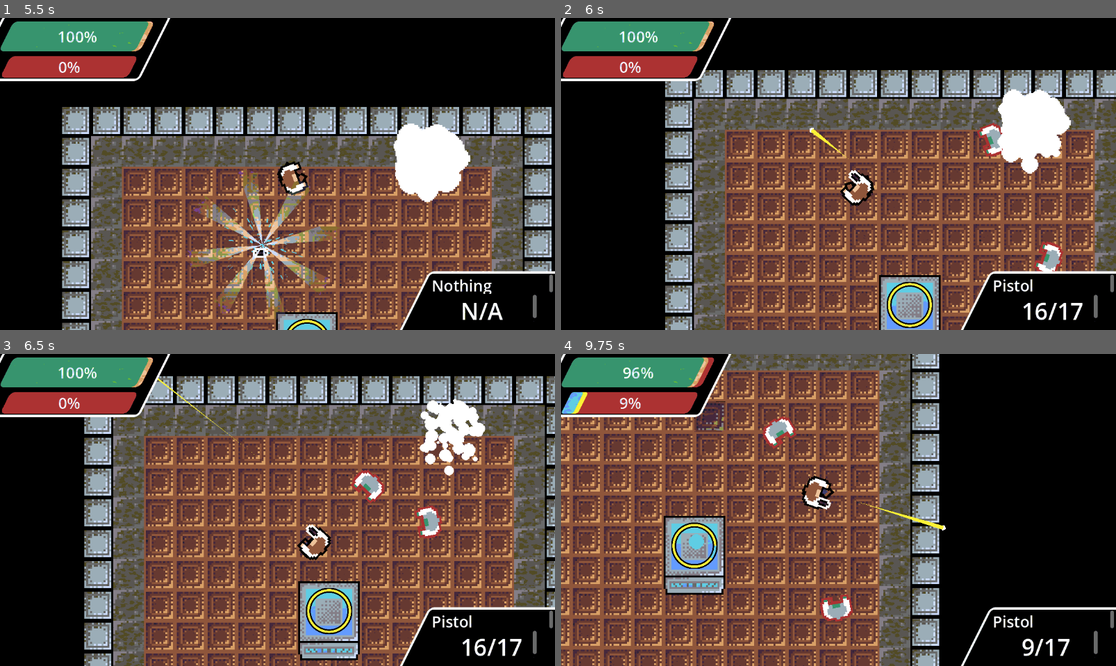
Above: before the commit, frames 1-4 (two rows, left to right).
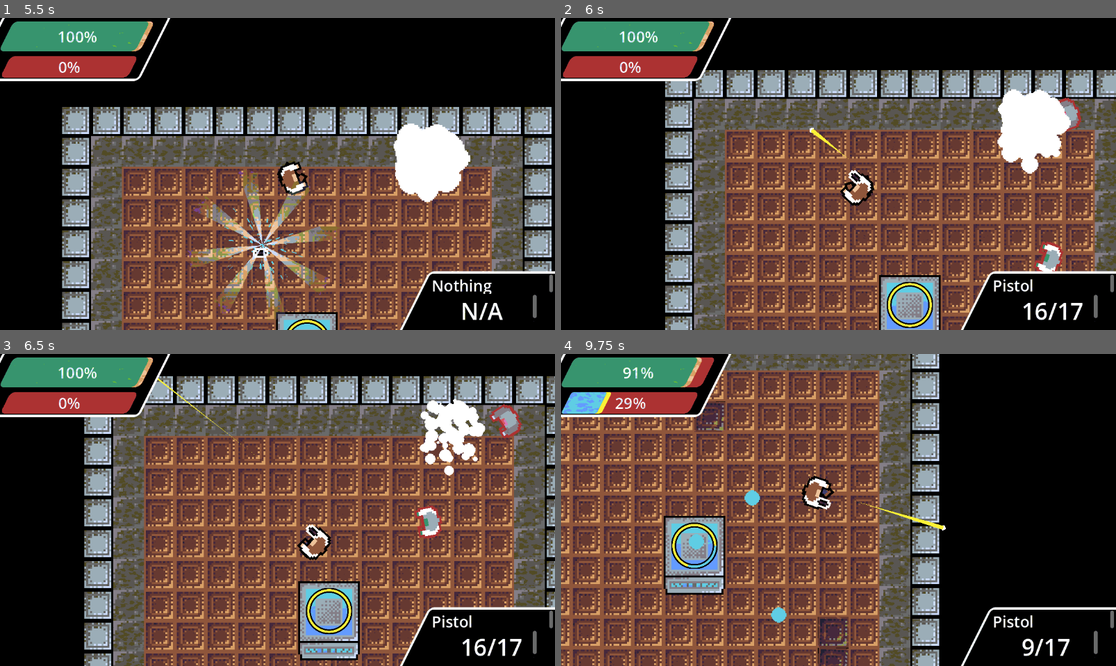
Above: after the commit, the same moments.

Repository: DriftWare07/gdod-jam-25
Game: Godot game, scene res://scenes/main.tscn
The game is run twice, just before and just after one commit, with the same random seed, the same clock (stepped at 60 frames per second) and the same inputs.
Inputs (mouse positions are in pixels of both pictures, inside the frame that each line leads up to):
- Up to frame 1 (5.5 s): move the mouse to (399, 158) at 0.52 s; press the mouse at (399, 158) at 0.53 s; hold D (right) 0.53-1.28 s; move the mouse to (166, 189) at 1.27 s; release the mouse at (166, 189) at 1.28 s; hold S (down) 1.28-2.03 s; click (166, 189) at 1.35 s; move the mouse to (333, 105) at 2.02 s; press the mouse at (333, 105) at 2.03 s; hold D (right) 2.03-2.78 s; move the mouse to (249, 236) at 2.77 s; release the mouse at (249, 236) at 2.78 s; hold W (up) 2.78-3.53 s; click (249, 236) at 2.85 s; move the mouse to (444, 220) at 3.52 s; press the mouse at (444, 220) at 3.53 s; hold A (left) 3.53-5.03 s; move the mouse to (111, 127) at 4.27 s; release the mouse at (111, 127) at 4.28 s; click (111, 127) at 4.35 s; move the mouse to (305, 174) at 5.02 s; press the mouse at (305, 174) at 5.03 s; hold S (down) from 5.03 s (still down)
- Up to frame 2 (6 s): move the mouse to (755, 96) at 5.77 s; release S (down) at 5.78 s; release the mouse at (755, 96) at 5.78 s; hold D (right) from 5.78 s (still down); click (755, 96) at 5.85 s
- Up to frame 3 (6.5 s): keep holding D (right)
- Up to frame 4 (9.75 s): move the mouse to (960, 494) at 6.52 s; release D (right) at 6.53 s; press the mouse at (960, 494) at 6.53 s; hold W (up) 6.53-7.28 s; move the mouse to (727, 525) at 7.27 s; release the mouse at (727, 525) at 7.28 s; hold D (right) 7.28-8.03 s; click (727, 525) at 7.35 s; move the mouse to (894, 441) at 8.02 s; press the mouse at (894, 441) at 8.03 s; hold S (down) 8.03-8.78 s; move the mouse to (810, 572) at 8.77 s; release the mouse at (810, 572) at 8.78 s; hold A (left) 8.78-9.53 s; click (810, 572) at 8.85 s; move the mouse to (1005, 556) at 9.52 s; press the mouse at (1005, 556) at 9.53 s; hold W (up) from 9.53 s (still down)

Frame 1 is identical in both runs. In frame 2, 0.5% of the frame differs, in the area x 74-94%, y 25-45%; in frame 3, 0.8%; in frame 4, 2.5%, in the area x 1-63%, y 1-100%.

Commit message:
Robot added
He keeps his distance and shoots lasers

Diff:
--- a/gdod-jam-25/project.godot
+++ b/gdod-jam-25/project.godot
@@ -28,6 +28,10 @@
 [editor_plugins]
 
 enabled=PackedStringArray("res://addons/shaker/plugin.cfg")
+
+[global_group]
+
+enemy=""
 
 [input]
 
--- /dev/null
+++ b/gdod-jam-25/scenes/enemies/robot/robot.gd
@@ -0,0 +1,62 @@
+extends Zombie
+class_name Robot
+
+
+var bullet = load("res://scenes/enemies/robot/robot_laser.tscn")
+
+func _process(delta: float) -> void:
+
+	look_at(Global.Player.global_position)
+	leg_sprite.rotation = lerp_angle(leg_sprite.rotation, body_sprite.rotation, delta*5)
+
+
+
+
+func _physics_process(delta: float) -> void:
+	# Add the gravity.
+	if !Global.Player: return
+	var input = Vector2.ZERO
+
+	if global_position.distance_to(Global.Player.global_position) > 128:
+		input = Vector2(sign(Global.Player.global_position.x-global_position.x),sign(Global.Player.global_position.y-global_position.y))
+	elif global_position.distance_to(Global.Player.global_position) < 96:
+		input = -Vector2(sign(Global.Player.global_position.x-global_position.x),sign(Global.Player.global_position.y-global_position.y))
+
+
+
+	leg_sprite.speed_scale = velocity.length()/50
+
+	if input.length() > 0: velocity += input*accel
+	else: velocity = velocity.lerp(Vector2.ZERO, decel*delta)
+
+	velocity = velocity.clamp(Vector2(-speed,-speed), Vector2(speed,speed))
+	move_and_slide()
+
+	if not can_shoot: return
+
+
+
+
+
+func attack():
+	$blast.restart()
+	var b = bullet.instantiate()
+	get_tree().root.add_child(b)
+	b.global_position = global_position
+	b.look_at(Global.Player.global_position)
+	print("laser!")
+
+func dead():
+	var explosion = load("res://scenes/explosion.tscn")
+	var e = explosion.instantiate()
+
+	Global.TileMapParent.elevator_charge += charge_amount
+	get_tree().root.call_deferred("add_child",e)
+	e.global_position = global_position
+
+	var energy = load("res://scenes/energy.tscn")
+	var nrg = energy.instantiate()
+	get_tree().root.call_deferred("add_child",nrg)
+	nrg.global_position = global_position
+
+	e.done.connect(queue_free)
--- /dev/null
+++ b/gdod-jam-25/scenes/enemies/robot/robot.tscn
@@ -0,0 +1,119 @@
+[gd_scene load_steps=16 format=3 uid="uid://bayqxdsifslln"]
+
+[ext_resource type="Script" uid="uid://bqoc5tj8ur6n2" path="res://scenes/enemies/robot/robot.gd" id="1_8n0ui"]
+[ext_resource type="Texture2D" uid="uid://cc73fyq7vqd6l" path="res://assets/gdodjam25enemies.png" id="2_34nfv"]
+[ext_resource type="Script" uid="uid://c07qsyt25g57y" path="res://scripts/hitbox.gd" id="3_v6iui"]
+[ext_resource type="Script" uid="uid://cop8kdjtvd461" path="res://scripts/healthcomponent.gd" id="4_yc5vq"]
+[ext_resource type="AudioStream" uid="uid://cmqxuo6khrelx" path="res://assets/sounds/zombie_groans.tres" id="5_gdyw4"]
+
+[sub_resource type="AtlasTexture" id="AtlasTexture_8n0ui"]
+atlas = ExtResource("2_34nfv")
+region = Rect2(16, 16, 16, 16)
+
+[sub_resource type="AtlasTexture" id="AtlasTexture_dbb36"]
+atlas = ExtResource("2_34nfv")
+region = Rect2(16, 32, 16, 16)
+
+[sub_resource type="SpriteFrames" id="SpriteFrames_grxqq"]
+animations = [{
+"frames": [{
+"duration": 1.0,
+"texture": SubResource("AtlasTexture_8n0ui")
+}, {
+"duration": 1.0,
+"texture": SubResource("AtlasTexture_dbb36")
+}],
+"loop": true,
+"name": &"walk",
+"speed": 5.0
+}]
+
+[sub_resource type="CircleShape2D" id="CircleShape2D_vwirq"]
+radius = 8.0
+
+[sub_resource type="CircleShape2D" id="CircleShape2D_i7l4s"]
+radius = 8.90608
+
+[sub_resource type="Gradient" id="Gradient_b4kre"]
+colors = PackedColorArray(1, 0, 0, 1, 1, 1, 1, 1)
+
+[sub_resource type="GradientTexture1D" id="GradientTexture1D_8n0ui"]
+gradient = SubResource("Gradient_b4kre")
+
+[sub_resource type="Curve" id="Curve_b4kre"]
+_data = [Vector2(0, 1), 0.0, 0.0, 0, 0, Vector2(0.457875, 1), 0.0, 0.0, 0, 0, Vector2(1, 0), 0.0, 0.0, 0, 0]
+point_count = 3
+
+[sub_resource type="CurveTexture" id="CurveTexture_8n0ui"]
+curve = SubResource("Curve_b4kre")
+
+[sub_resource type="ParticleProcessMaterial" id="ParticleProcessMaterial_dbb36"]
+particle_flag_disable_z = true
+spread = 20.0
+initial_velocity_min = 25.0
+initial_velocity_max = 45.0
+gravity = Vector3(0, 0, 0)
+damping_min = 25.0
+damping_max = 80.0
+scale_max = 2.5
+scale_curve = SubResource("CurveTexture_8n0ui")
+color_ramp = SubResource("GradientTexture1D_8n0ui")
+
+[node name="Robot" type="CharacterBody2D"]
+z_index = 1
+collision_layer = 2
+collision_mask = 3
+script = ExtResource("1_8n0ui")
+speed = 45
+decel = 0.7
+
+[node name="legs" type="AnimatedSprite2D" parent="."]
+scale = Vector2(1.2, 1.2)
+sprite_frames = SubResource("SpriteFrames_grxqq")
+animation = &"walk"
+autoplay = "walk"
+
+[node name="body" type="Sprite2D" parent="."]
+texture = ExtResource("2_34nfv")
+region_enabled = true
+region_rect = Rect2(16, 0, 15, 16)
+
+[node name="CollisionShape2D" type="CollisionShape2D" parent="."]
+shape = SubResource("CircleShape2D_vwirq")
+
+[node name="hitbox" type="Area2D" parent="." node_paths=PackedStringArray("health_component") groups=["enemy"]]
+script = ExtResource("3_v6iui")
+health_component = NodePath("../Health_Component")
+
+[node name="CollisionShape2D" type="CollisionShape2D" parent="hitbox"]
+shape = SubResource("CircleShape2D_i7l4s")
+debug_color = Color(0.739454, 0, 0.0252916, 0.42)
+
+[node name="Health_Component" type="Node" parent="." node_paths=PackedStringArray("host")]
+script = ExtResource("4_yc5vq")
+host = NodePath("..")
+delete_host_on_death = false
+max_health = 2.0
+health = 2.0
+iframes = 0.0
+
+[node name="attackTimer" type="Timer" parent="."]
+wait_time = 3.0
+autostart = true
+
+[node name="groan" type="AudioStreamPlayer2D" parent="."]
+stream = ExtResource("5_gdyw4")
+max_polyphony = 10
+
+[node name="blast" type="GPUParticles2D" parent="."]
+z_index = 2
+position = Vector2(1, 0)
+emitting = false
+amount = 25
+one_shot = true
+explosiveness = 1.0
+local_coords = true
+process_material = SubResource("ParticleProcessMaterial_dbb36")
+
+[connection signal="dead" from="Health_Component" to="." method="dead"]
+[connection signal="timeout" from="attackTimer" to="." method="attack"]
--- /dev/null
+++ b/gdod-jam-25/scenes/enemies/robot/robot_laser.tscn
@@ -0,0 +1,39 @@
+[gd_scene load_steps=6 format=3 uid="uid://dfgphefxwvsls"]
+
+[ext_resource type="Script" uid="uid://b82d625h7m6ll" path="res://scenes/bullets/bullet.gd" id="1_5bxtq"]
+[ext_resource type="Script" uid="uid://yocg7pcwe8r4" path="res://scripts/linetrail.gd" id="2_2trl6"]
+[ext_resource type="AudioStream" uid="uid://bkidk0wh04a70" path="res://assets/sounds/SCIWeap_Heavyweapon12 Shot 04_DDUMAIS_NONE.wav" id="3_6p8n8"]
+
+[sub_resource type="Curve" id="Curve_s05lo"]
+_data = [Vector2(0, 0), 0.0, 0.0, 0, 0, Vector2(1, 1), 0.0, 0.0, 0, 0]
+point_count = 2
+
+[sub_resource type="CircleShape2D" id="CircleShape2D_np2q2"]
+radius = 6.0
+
+[node name="PistolBullet" type="Area2D"]
+script = ExtResource("1_5bxtq")
+damage = 10
+exclusion_group = "enemy"
+
+[node name="Polygon2D" type="Polygon2D" parent="."]
+scale = Vector2(0.6, 0.6)
+polygon = PackedVector2Array(0, -8, -8, 0, 0, 8, 8, 0)
+
+[node name="line_trail" type="Line2D" parent="."]
+width = 12.0
+width_curve = SubResource("Curve_s05lo")
+default_color = Color(1, 0, 0.0166664, 1)
+script = ExtResource("2_2trl6")
+
+[node name="CollisionShape2D" type="CollisionShape2D" parent="."]
+shape = SubResource("CircleShape2D_np2q2")
+
+[node name="blast" type="AudioStreamPlayer2D" parent="."]
+position = Vector2(0, 1)
+stream = ExtResource("3_6p8n8")
+volume_db = -10.0
+autoplay = true
+bus = &"sfx"
+
+[connection signal="area_entered" from="." to="." method="_on_area_entered"]
--- a/gdod-jam-25/scenes/enemies/zombie/zombie.tscn
+++ b/gdod-jam-25/scenes/enemies/zombie/zombie.tscn
@@ -87,7 +87,7 @@
 [node name="CollisionShape2D" type="CollisionShape2D" parent="."]
 shape = SubResource("CircleShape2D_vwirq")
 
-[node name="hitbox" type="Area2D" parent="." node_paths=PackedStringArray("health_component")]
+[node name="hitbox" type="Area2D" parent="." node_paths=PackedStringArray("health_component") groups=["enemy"]]
 script = ExtResource("2_5l3iw")
 health_component = NodePath("../Health_Component")
 
@@ -107,7 +107,7 @@
 wait_time = 2.0
 autostart = true
 
-[node name="attack" type="Area2D" parent="."]
+[node name="attack" type="Area2D" parent="." groups=["enemy"]]
 
 [node name="CollisionShape2D" type="CollisionShape2D" parent="attack"]
 position = Vector2(8, 0)
--- a/gdod-jam-25/scenes/energy.tscn
+++ b/gdod-jam-25/scenes/energy.tscn
@@ -3,6 +3,33 @@
 [ext_resource type="Script" uid="uid://c8gwkfvap8o3p" path="res://scenes/energy.gd" id="1_l6ty3"]
 [ext_resource type="Texture2D" uid="uid://dcy0ab042i50b" path="res://assets/spawn.png" id="3_rd0g7"]
 [ext_resource type="AudioStream" uid="uid://claiwyb0kmcr8" path="res://assets/shaders/Impact 021.wav" id="4_rd0g7"]
+
+[sub_resource type="Animation" id="Animation_rd0g7"]
+length = 0.001
+tracks/0/type = "value"
+tracks/0/imported = false
+tracks/0/enabled = true
+tracks/0/path = NodePath("Sprite2D:scale")
+tracks/0/interp = 1
+tracks/0/loop_wrap = true
+tracks/0/keys = {
+"times": PackedFloat32Array(0),
+"transitions": PackedFloat32Array(1),
+"update": 0,
+"values": [Vector2(0.5, 0.5)]
+}
+tracks/1/type = "value"
+tracks/1/imported = false
+tracks/1/enabled = true
+tracks/1/path = NodePath("bink:playing")
+tracks/1/interp = 1
+tracks/1/loop_wrap = true
+tracks/1/keys = {
+"times": PackedFloat32Array(0),
+"transitions": PackedFloat32Array(1),
+"update": 1,
+"values": [false]
+}
 
 [sub_resource type="Animation" id="Animation_l6ty3"]
 resource_name = "shrink"
@@ -31,33 +58,6 @@
 "values": [true]
 }
 
-[sub_resource type="Animation" id="Animation_rd0g7"]
-length = 0.001
-tracks/0/type = "value"
-tracks/0/imported = false
-tracks/0/enabled = true
-tracks/0/path = NodePath("Sprite2D:scale")
-tracks/0/interp = 1
-tracks/0/loop_wrap = true
-tracks/0/keys = {
-"times": PackedFloat32Array(0),
-"transitions": PackedFloat32Array(1),
-"update": 0,
-"values": [Vector2(0.5, 0.5)]
-}
-tracks/1/type = "value"
-tracks/1/imported = false
-tracks/1/enabled = true
-tracks/1/path = NodePath("bink:playing")
-tracks/1/interp = 1
-tracks/1/loop_wrap = true
-tracks/1/keys = {
-"times": PackedFloat32Array(0),
-"transitions": PackedFloat32Array(1),
-"update": 1,
-"values": [false]
-}
-
 [sub_resource type="AnimationLibrary" id="AnimationLibrary_krwcv"]
 _data = {
 &"RESET": SubResource("Animation_rd0g7"),
--- a/gdod-jam-25/scenes/spawnpath.tscn
+++ b/gdod-jam-25/scenes/spawnpath.tscn
@@ -1,7 +1,8 @@
-[gd_scene load_steps=9 format=3 uid="uid://bm7no1b2y58ow"]
+[gd_scene load_steps=10 format=3 uid="uid://bm7no1b2y58ow"]
 
 [ext_resource type="Script" uid="uid://d37gk7e47v580" path="res://scripts/spawnpath.gd" id="1_p700c"]
 [ext_resource type="PackedScene" uid="uid://256aql77ixgf" path="res://scenes/enemies/zombie/zombie.tscn" id="2_gsdyw"]
+[ext_resource type="PackedScene" uid="uid://bayqxdsifslln" path="res://scenes/enemies/robot/robot.tscn" id="3_82dpr"]
 [ext_resource type="AudioStream" uid="uid://k5rkfxcbrsst" path="res://assets/sounds/560124__steaq__a-teleportation.ogg" id="3_gsdyw"]
 [ext_resource type="Texture2D" uid="uid://dcy0ab042i50b" path="res://assets/spawn.png" id="4_vk5xr"]
 
@@ -37,7 +38,7 @@
 [node name="spawner" type="PathFollow2D" parent="."]
 position = Vector2(32, 240)
 script = ExtResource("1_p700c")
-enemies = Array[PackedScene]([ExtResource("2_gsdyw")])
+enemies = Array[PackedScene]([ExtResource("2_gsdyw"), ExtResource("3_82dpr")])
 
 [node name="spawntimer" type="Timer" parent="spawner"]
 wait_time = 2.5
Binary file changed: gdod-jam-25/assets/gdodjam25enemies.png
Not shown, added: gdod-jam-25/assets/sounds/SCIWeap_Heavyweapon12 Shot 04_DDUMAIS_NONE.wav.import
Not shown, added: gdod-jam-25/scenes/enemies/robot/robot.gd.uid
Not shown, added: gdod-jam-25/assets/sounds/SCIWeap_Heavyweapon12 Shot 04_DDUMAIS_NONE.wav
